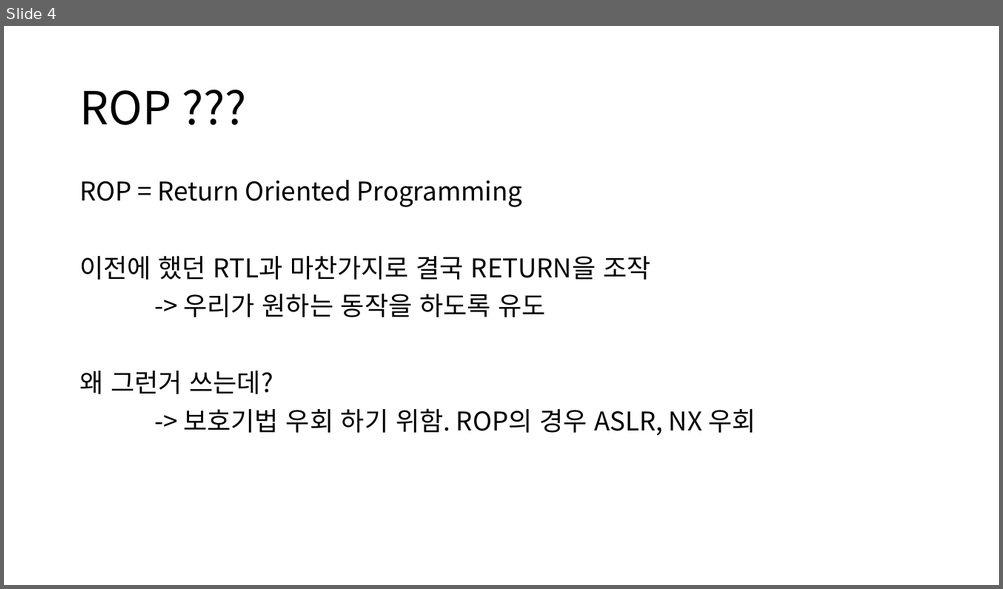
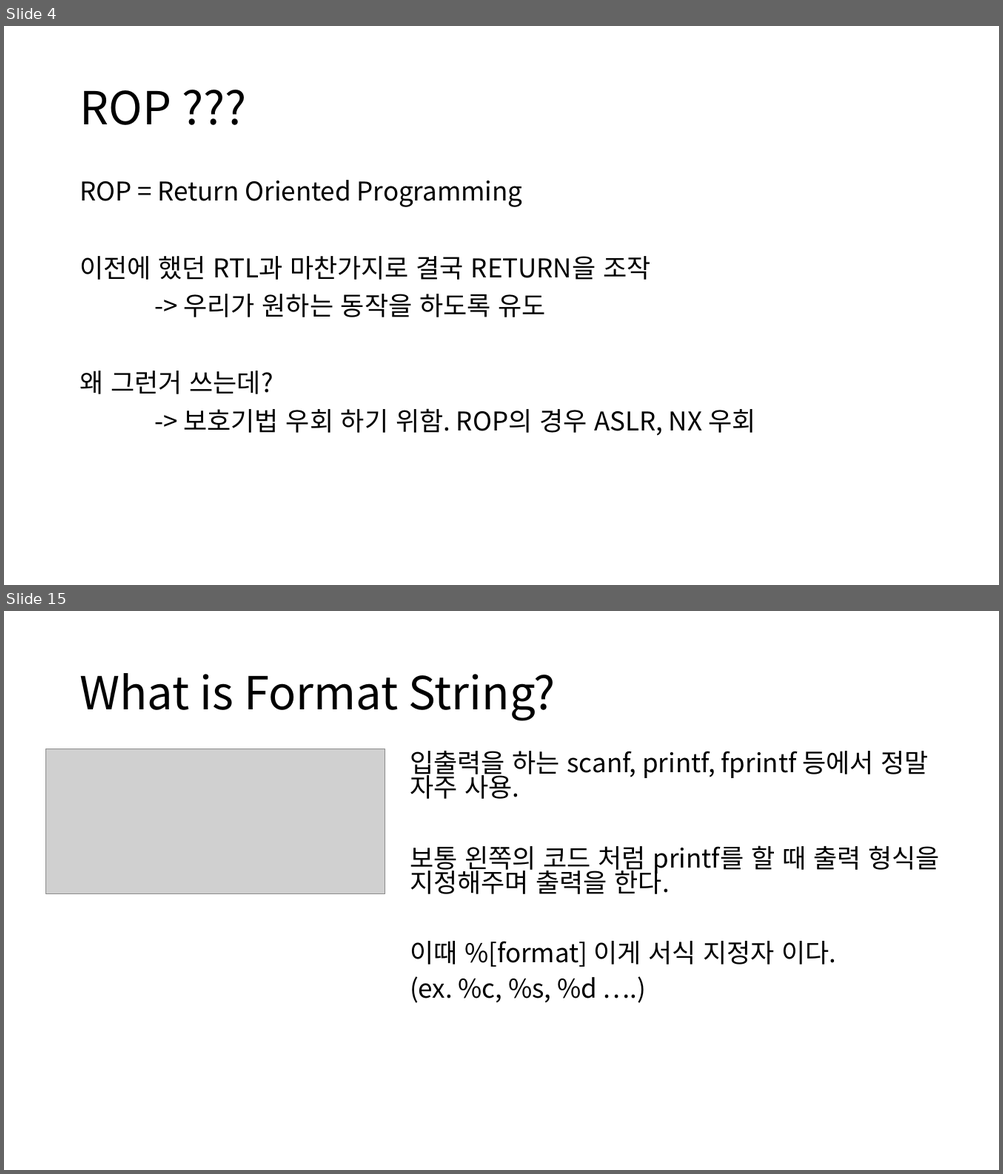
Before and after one commit to more-kohii/Cykor_seminar, a slide deck: ROP_FSB.pptx. Shown one above the other, each under a label of ours: slide 4 before the commit, slides 4 and 15 after it; the slides between them are not shown. The pictures are 1003x589 and 1003x1174 pixels, drawn with LibreOffice and Linux fonts; fonts in the diff are those of the drawing; grey boxes stand for pictures. Boxes give left, top, right and bottom in pixels: in the first picture for what was removed or moved away, otherwise in the second. Text is boxed around its words. In the diff, an @@ line names an element or a change of style, - is before the commit and + after.

```diff
--- a/ROP_FSB.pptx
+++ b/ROP_FSB.pptx
@@ slide 15 added at <box>4,611,999,1170</box>, background #FFFFFF @@
@@ title added at <box>79,673,555,721</box>, 44 pt, text #000000 @@
+What is Format String?
@@ picture added at <box>45,749,385,894</box> @@
@@ text added at <box>410,751,939,1003</box>, 25 pt, text #000000 @@
+입출력을 하는 scanf, printf, fprintf 등에서 정말 자주 사용.
+보통 왼쪽의 코드 처럼 printf를 할 때 출력 형식을 지정해주며 출력을 한다.
+이때 %[format] 이게 서식 지정자 이다.
+(ex. %c, %s, %d ….)
```
Also in this commit, not shown: 2 slides changed, 21 other slides added, 2 slides removed.
